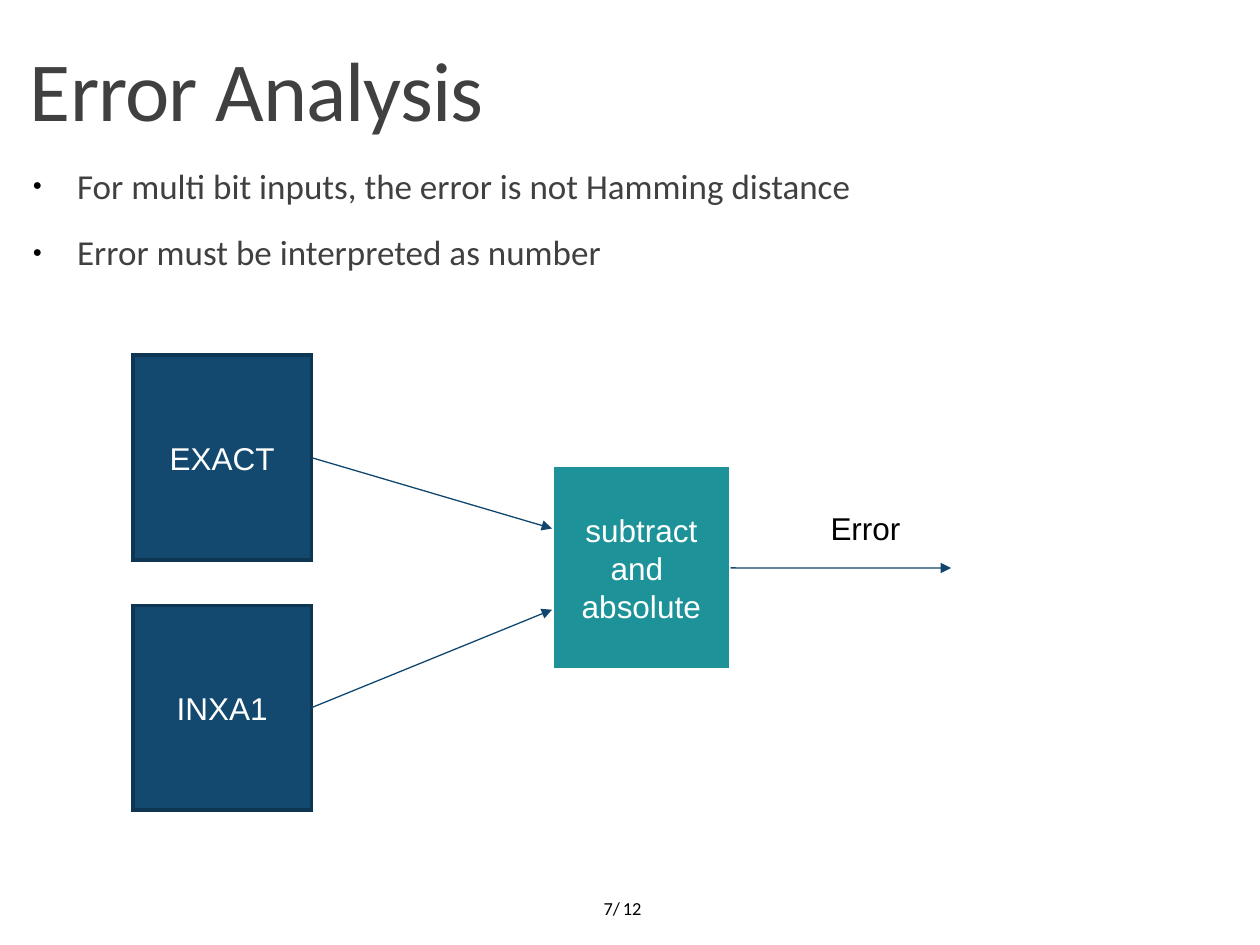
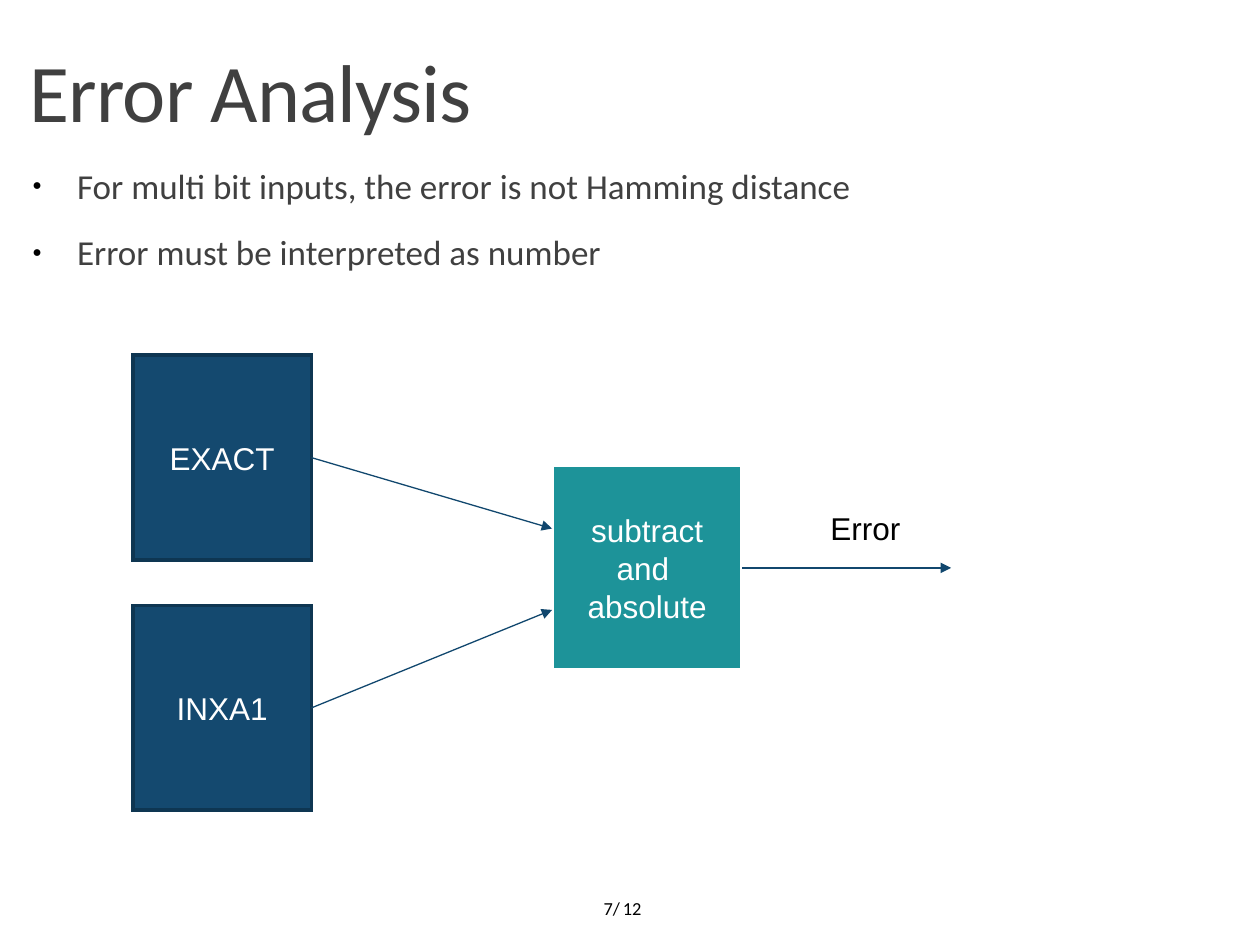
Before and after one commit to OrionLightning/Approximate-Circuit, a slide deck: slide 7 of Presentation Slides/Midterm 23-11-2021.pptx. Drawn at 1260x945 pixels with LibreOffice and Linux fonts; fonts in the diff are those of the drawing; background and template pictures are left out. Boxes give left, top, right and bottom in pixels: in the first picture for what was removed or moved away, otherwise in the second. Text is boxed around its words. In the diff, an @@ line names an element or a change of style, - is before the commit and + after.

```diff
--- a/Presentation Slides/Midterm 23-11-2021.pptx
+++ b/Presentation Slides/Midterm 23-11-2021.pptx
@@ text "Error Analysis" at [30, 65, 472, 135]: size 48 to 46.8 pt @@
@@ rectangle "subtract and": place and size @@
-rectangle "subtract and" at [552, 465, 731, 669]
+rectangle "subtract and" at [552, 465, 742, 669]
@@ freeform shape removed at [731, 568, 951, 568] @@
@@ arrow added from (742, 568) to (951, 568), #11486F 0.75 pt @@
```
Also in this commit, not shown: 6 other slides changed, 2 slides added, 1 slide removed, 2 other files.
